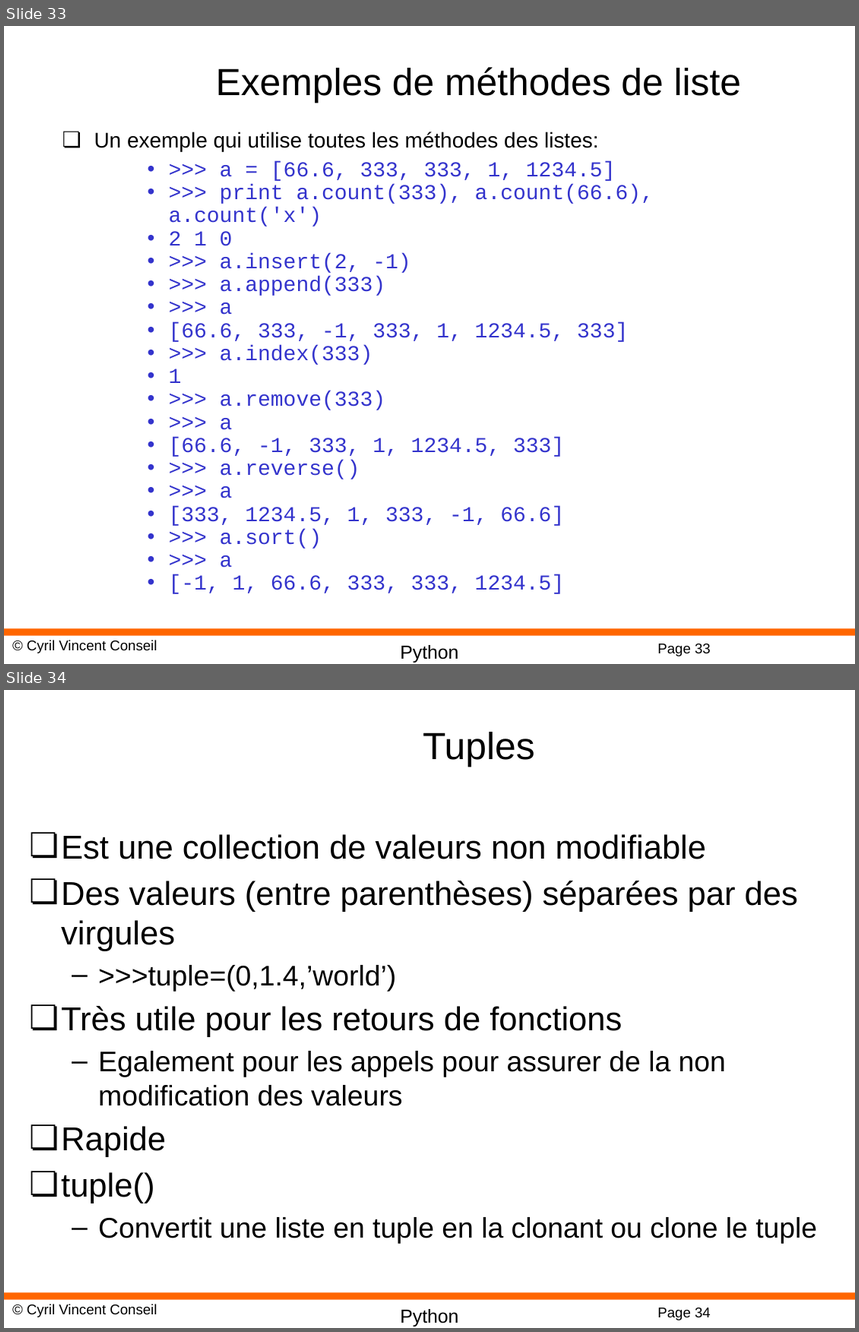
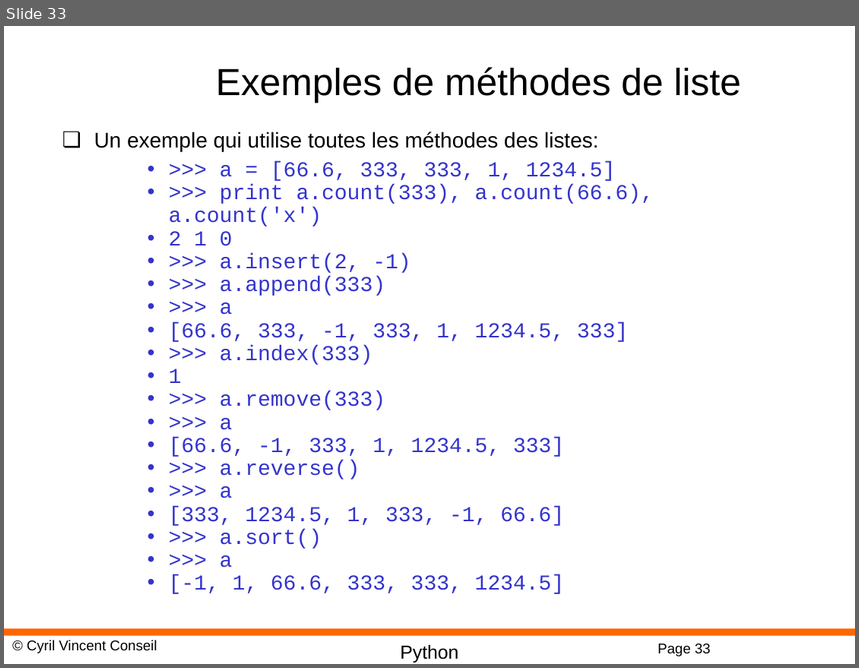
Before and after one commit to cyrilvincent/IoT, a slide deck: ppt/IoT07-Python.pptx. Shown one above the other, each under a label of ours: slides 33 and 34 before the commit, slide 33 after it. The pictures are 859x1332 and 859x668 pixels, drawn with LibreOffice and Linux fonts; fonts in the diff are those of the drawing; background and template pictures are left out. Boxes give left, top, right and bottom in pixels: in the first picture for what was removed or moved away, otherwise in the second. Text is boxed around its words. In the diff, an @@ line names an element or a change of style, - is before the commit and + after.

```diff
--- a/ppt/IoT07-Python.pptx
+++ b/ppt/IoT07-Python.pptx
@@ slide 34 removed at [4,690,855,1328], background #FFFFFF; not listed: 4 template elements that a slide beside it also shows @@
@@ title removed at [423,732,535,767] @@
-Tuples
@@ text removed at [61,834,817,1244] @@
-❏ Est une collection de valeurs non modifiable
-❏ Des valeurs (entre parenthèses) séparées par des virgules
-  – >>>tuple=(0,1.4,’world’)
-❏ Très utile pour les retours de fonctions
-  – Egalement pour les appels pour assurer de la non modification des valeurs
-❏ Rapide
-❏ tuple()
-  – Convertit une liste en tuple en la clonant ou clone le tuple
```
Also in this commit, not shown: 1 other slide removed, 8 other files.
